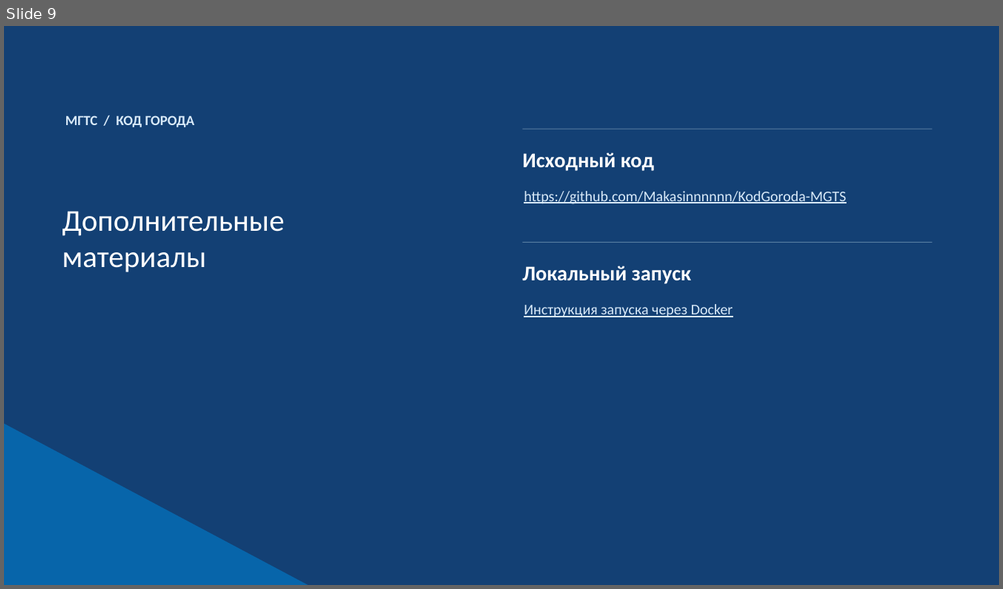
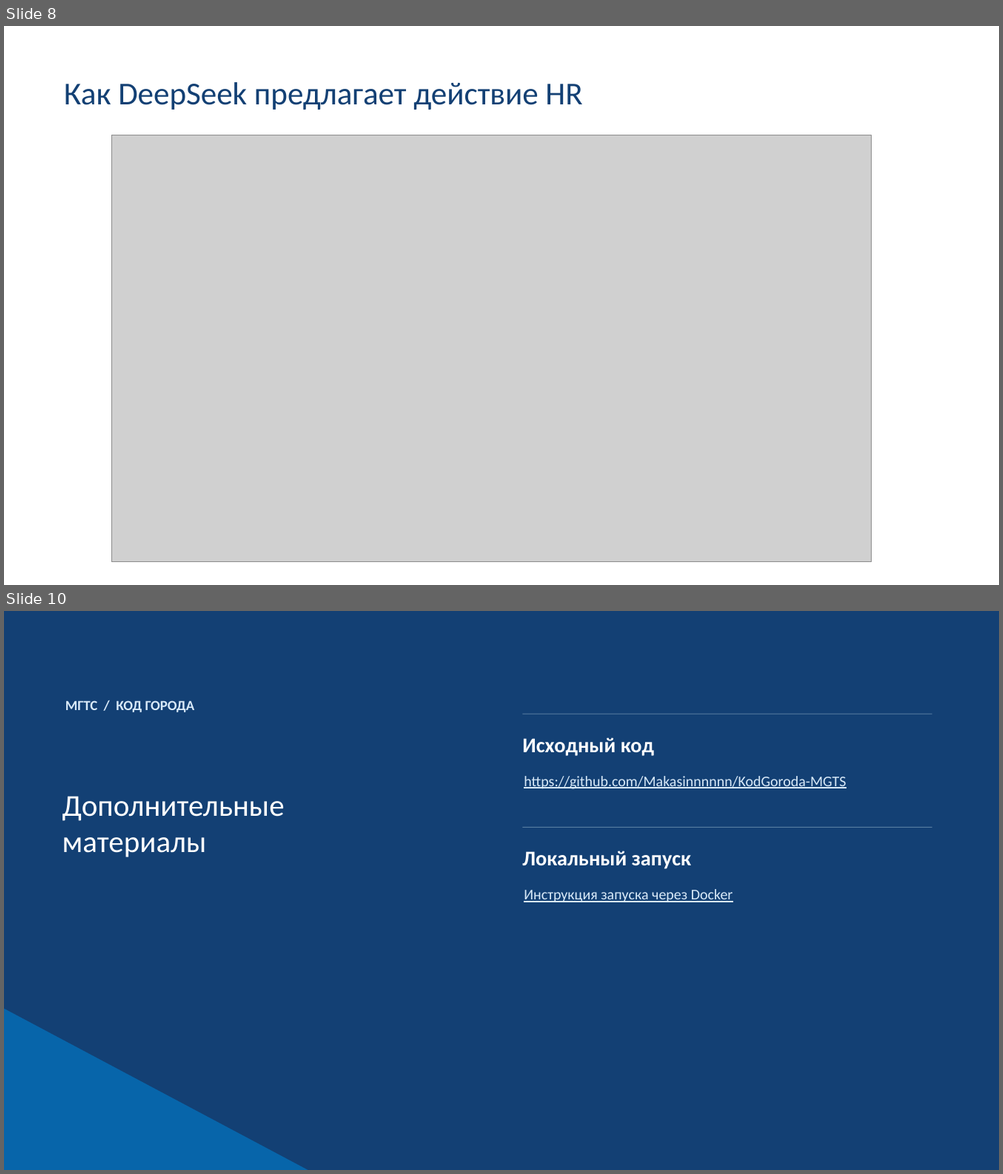
Before and after one commit to Makasinnnnnn/KodGoroda-MGTS, a slide deck: Vdeos/mgts-defense-with-screencasts.pptx. Shown one above the other, each under a label of ours: slide 9 before the commit, slides 8 and 10 after it; the slides between them are not shown. The pictures are 1003x589 and 1003x1174 pixels, drawn with LibreOffice and Linux fonts; fonts in the diff are those of the drawing; grey boxes stand for pictures. Boxes give left, top, right and bottom in pixels: in the first picture for what was removed or moved away, otherwise in the second. Text is boxed around its words. In the diff, an @@ line names an element or a change of style, - is before the commit and + after.

Commit message:
Archive defense deck with business case and live DeepSeek demo

```diff
--- a/Vdeos/mgts-defense-with-screencasts.pptx
+++ b/Vdeos/mgts-defense-with-screencasts.pptx
@@ slide 8 added at bbox=[4, 26, 999, 585], background #FFFFFF @@
@@ text added at bbox=[64, 82, 582, 110], 30.8 pt, text #134074 @@
+Как DeepSeek предлагает действие HR
@@ picture added at bbox=[111, 136, 871, 563] @@
@@ what was slide 9 is now slide 10 @@
```
Also in this commit, not shown: 2 slides changed, 1 other slide added, 1 slide removed, 4 other files.
